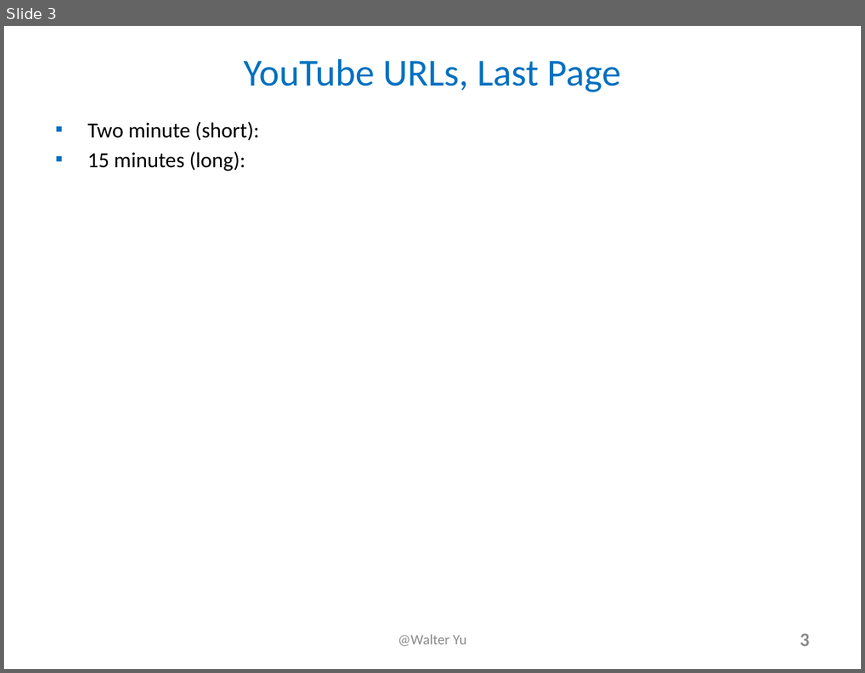
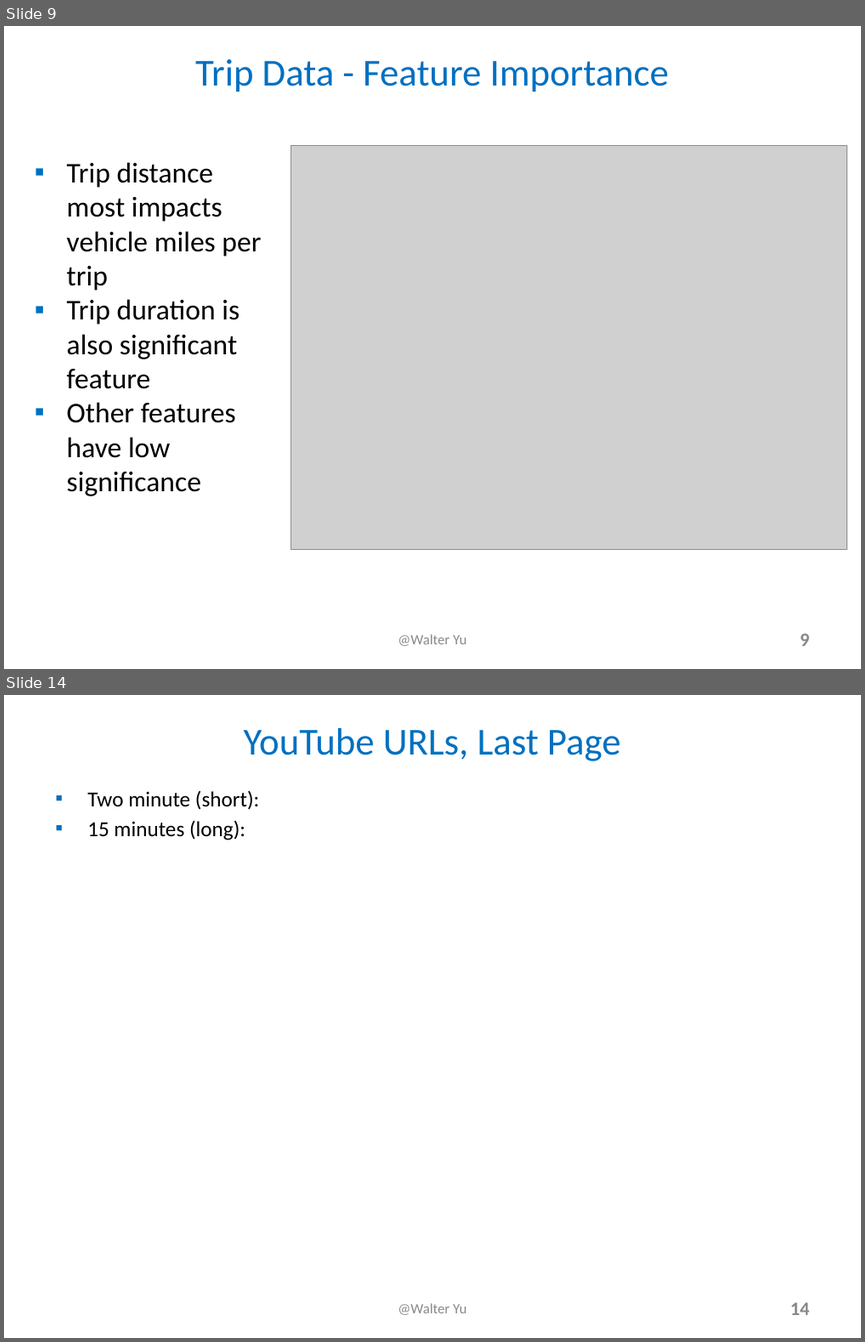
Before and after one commit to walteryu/e63-final, a slide deck: presentation/FinalProjectSlides_e63_2018_WY.pptx. Shown one above the other, each under a label of ours: slide 3 before the commit, slides 9 and 14 after it; the slides between them are not shown. The pictures are 865x673 and 865x1342 pixels, drawn with LibreOffice and Linux fonts; fonts in the diff are those of the drawing; grey boxes stand for pictures. Boxes give left, top, right and bottom in pixels: in the first picture for what was removed or moved away, otherwise in the second. Text is boxed around its words. In the diff, an @@ line names an element or a change of style, - is before the commit and + after.

```diff
--- a/presentation/FinalProjectSlides_e63_2018_WY.pptx
+++ b/presentation/FinalProjectSlides_e63_2018_WY.pptx
@@ slide 9 added at (4,26,861,669), background #FFFFFF @@
@@ title added at (195,59,669,92), 32 pt, text #0070C0 @@
+Trip Data - Feature Importance
@@ picture added at (291,145,846,550) @@
@@ text added at (67,162,261,496), 24 pt, text #000000 @@
+▪ Trip distance most impacts vehicle miles per trip
+▪ Trip duration is also significant feature
+▪ Other features have low significance
@@ text added at (398,634,466,646), 12 pt, text #898989 @@
+@Walter Yu
@@ page number added at (800,633,809,646), 16 pt, text #888888, bold @@
+9
@@ what was slide 3 is now slide 14 @@
@@ page number at (790,1302,810,1315): text changed @@
-3
+14
```
Also in this commit, not shown: 2 slides changed, 10 other slides added.
